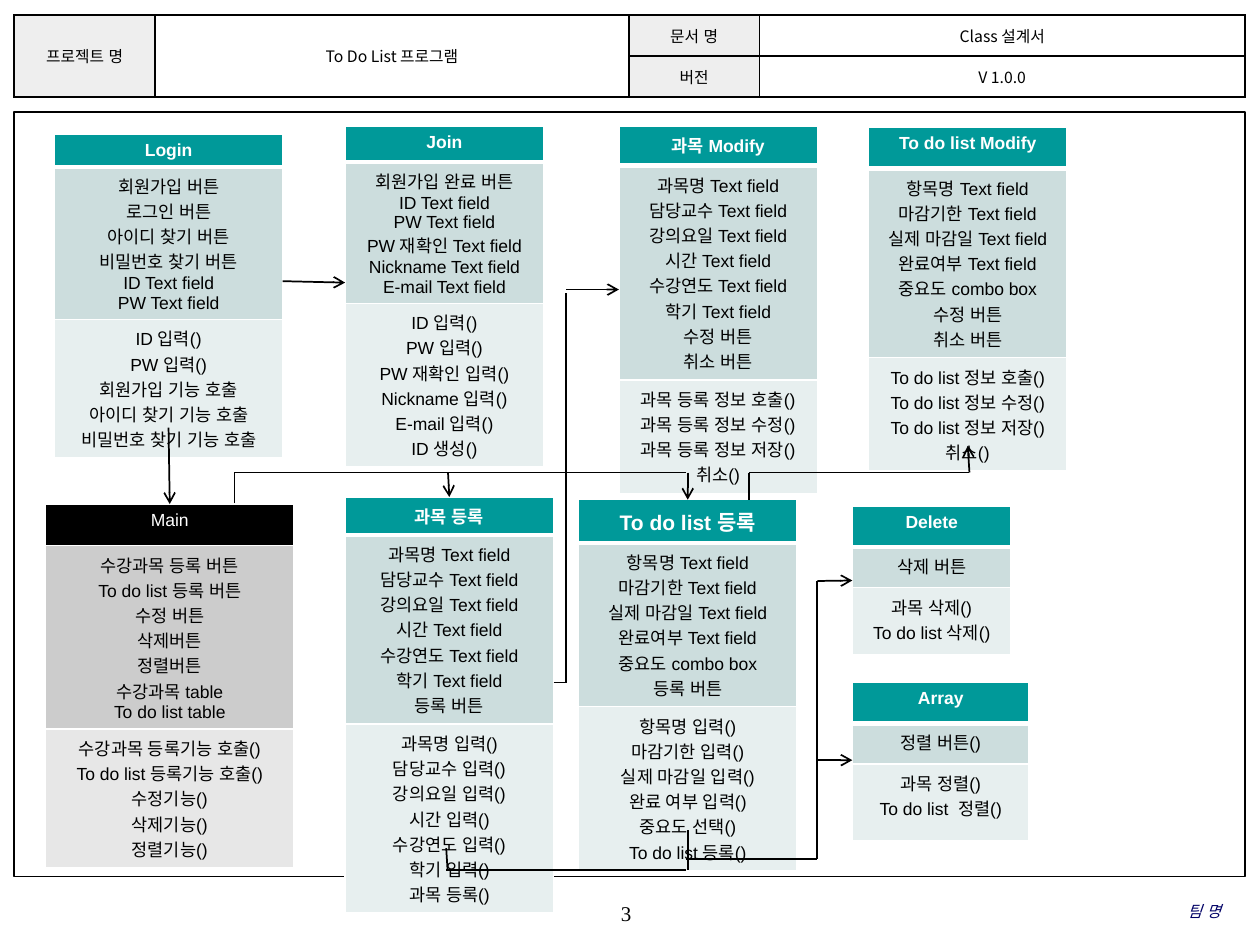
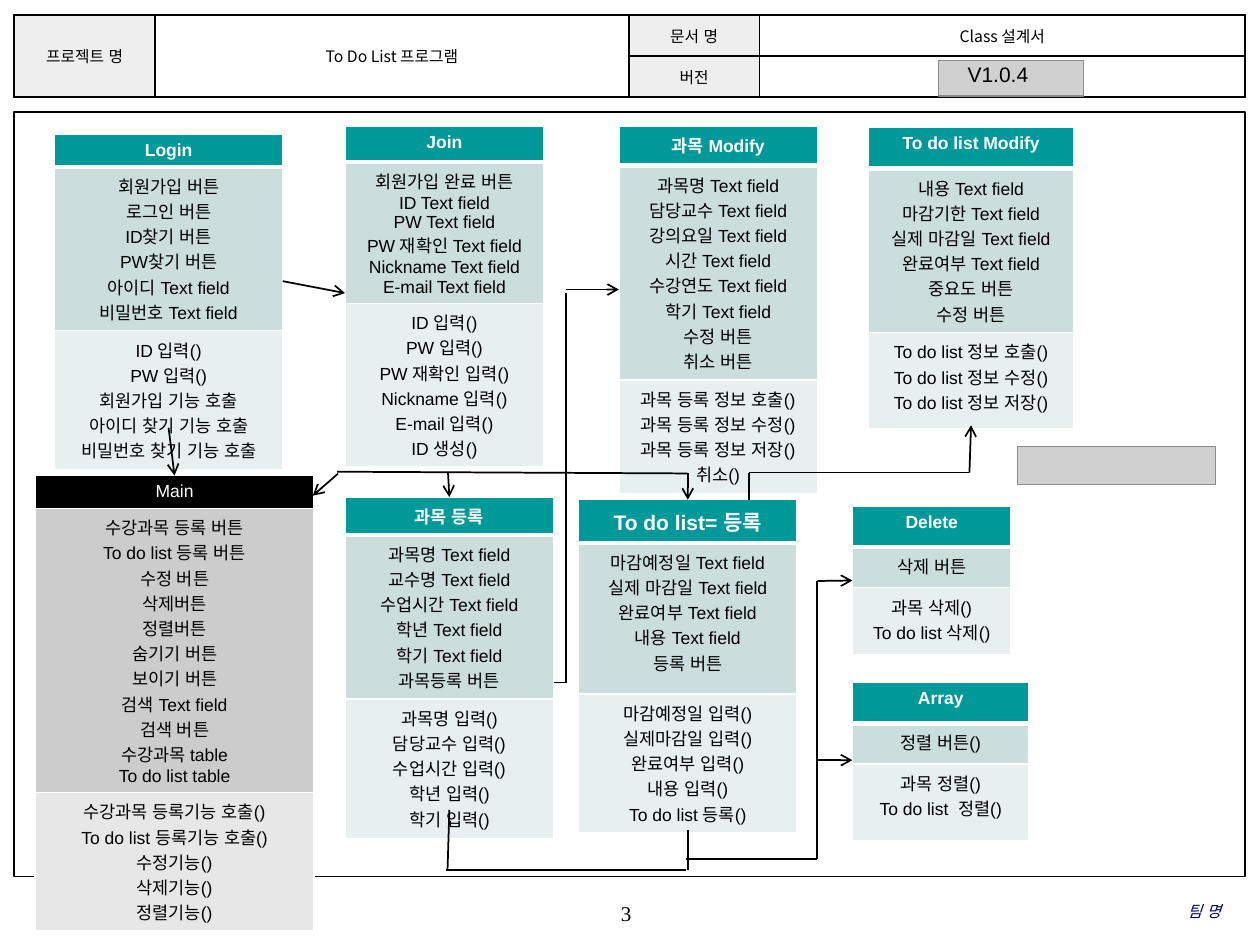
Before and after one commit to SMU-SE-Admin/18-1_1_ONE_Doc, a slide deck: slide 3 of 03 설계/Class 설계서_[1조]_[ONE].pptx. Drawn at 1260x945 pixels with LibreOffice and Linux fonts; fonts in the diff are those of the drawing; grey boxes stand for pictures; background and template pictures are left out. Boxes give left, top, right and bottom in pixels: in the first picture for what was removed or moved away, otherwise in the second. Text is boxed around its words. In the diff, an @@ line names an element or a change of style, - is before the commit and + after.

```diff
--- a/03 설계/Class 설계서_[1조]_[ONE].pptx
+++ b/03 설계/Class 설계서_[1조]_[ONE].pptx
@@ picture added at <box>939,60,1084,96</box> @@
@@ text added at <box>968,67,1029,82</box>, 12 pt, text #000000 @@
+V1.0.4
@@ table at <box>54,135,282,467</box> @@
-row 2, column 1: 회원가입 버튼 / 로그인 버튼 / 아이디 찾기 버튼 / 비밀번호 찾기 버튼 / ID Text field / PW Text field
+row 2, column 1: 회원가입 버튼 / 로그인 버튼 / ID찾기 버튼 / PW찾기 버튼 / 아이디 Text field / 비밀번호 Text field
@@ table at <box>868,127,1074,425</box> @@
-row 2, column 1: 항목명 Text field / 마감기한 Text field / 실제 마감일 Text field / 완료여부 Text field / 중요도 combo box / 수정 버튼 / 취소 버튼
+row 2, column 1: 내용 Text field / 마감기한 Text field / 실제 마감일 Text field / 완료여부 Text field / 중요도 버튼 / 수정 버튼
-row 3, column 1: To do list 정보 호출() / To do list 정보 수정() / To do list 정보 저장() / 취소()
+row 3, column 1: To do list 정보 호출() / To do list 정보 수정() / To do list 정보 저장()
@@ table: place and size @@
-table at <box>868,127,1066,468</box>
+table at <box>868,127,1074,425</box>
@@ arrow moved from (282, 281) - (345, 282) to (282, 281) - (345, 294) @@
@@ arrow moved from (169, 427) - (170, 504) to (169, 427) - (175, 475) @@
@@ arrow moved from (969, 472) - (968, 446) to (969, 472) - (971, 426) @@
@@ picture added at <box>1018,446,1216,484</box> @@
@@ table at <box>35,475,314,927</box> @@
-row 2, column 1: 수강과목 등록 버튼 / To do list 등록 버튼 / 수정 버튼 / 삭제버튼 / 정렬버튼 / 수강과목 table / To do list table
+row 2, column 1: 수강과목 등록 버튼 / To do list 등록 버튼 / 수정 버튼 / 삭제버튼 / 정렬버튼 / 숨기기 버튼 / 보이기 버튼 / 검색 Text field / 검색 버튼 / 수강과목 table / To do list table
@@ table: place and size @@
-table at <box>45,504,294,864</box>
+table at <box>35,475,314,927</box>
@@ line moved from (234, 503) - (234, 472) to (338, 474) - (312, 495) @@
@@ line (338, 474) - (312, 495): line to arrow @@
@@ line moved from (234, 472) - (685, 472) to (338, 471) - (688, 474) @@
@@ table at <box>345,498,553,835</box> @@
-row 2, column 1: 과목명 Text field / 담당교수 Text field / 강의요일 Text field / 시간 Text field / 수강연도 Text field / 학기 Text field / 등록 버튼
+row 2, column 1: 과목명 Text field / 교수명 Text field / 수업시간 Text field / 학년 Text field / 학기 Text field / 과목등록 버튼
-row 3, column 1: 과목명 입력() / 담당교수 입력() / 강의요일 입력() / 시간 입력() / 수강연도 입력() / 학기 입력() / 과목 등록()
+row 3, column 1: 과목명 입력() / 담당교수 입력() / 수업시간 입력() / 학년 입력() / 학기 입력()
@@ table at <box>578,500,796,829</box> @@
-row 1, column 1: To do list 등록
+row 1, column 1: To do list= 등록
-row 2, column 1: 항목명 Text field / 마감기한 Text field / 실제 마감일 Text field / 완료여부 Text field / 중요도 combo box / 등록 버튼
+row 2, column 1: 마감예정일 Text field / 실제 마감일 Text field / 완료여부 Text field / 내용 Text field / 등록 버튼
-row 3, column 1: 항목명 입력() / 마감기한 입력() / 실제 마감일 입력() / 완료 여부 입력() / 중요도 선택() / To do list 등록()
+row 3, column 1: 마감예정일 입력() / 실제마감일 입력() / 완료여부 입력() / 내용 입력() / To do list 등록()
@@ line moved from (446, 848) - (447, 869) to (450, 810) - (447, 869) @@
```
Also in this commit, not shown: 1 other slide changed.
